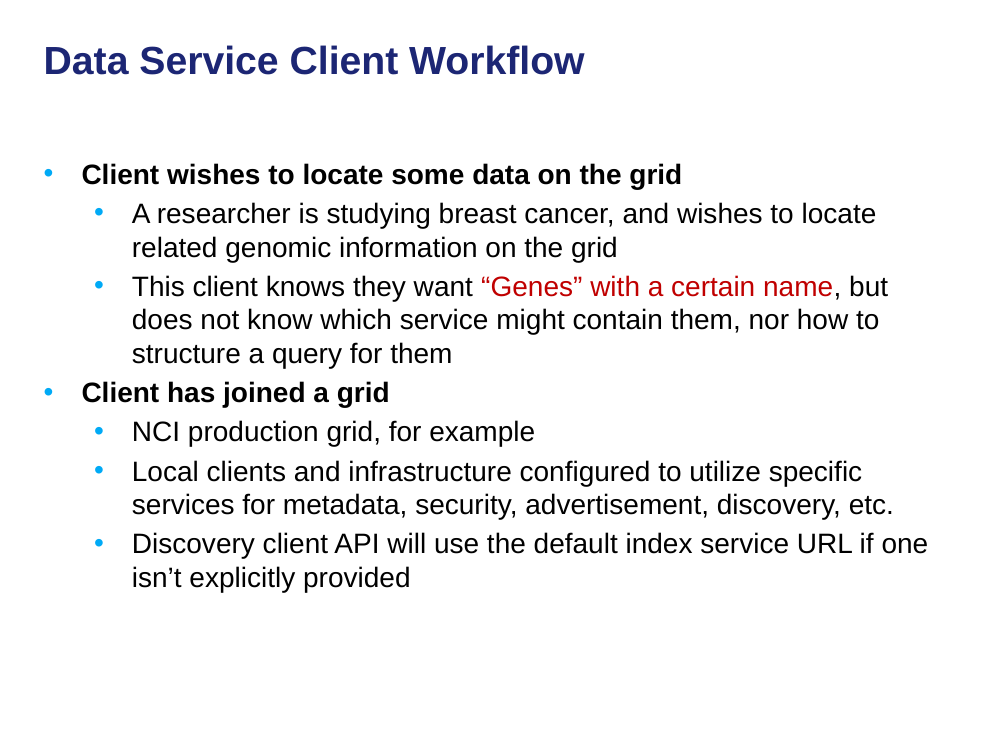
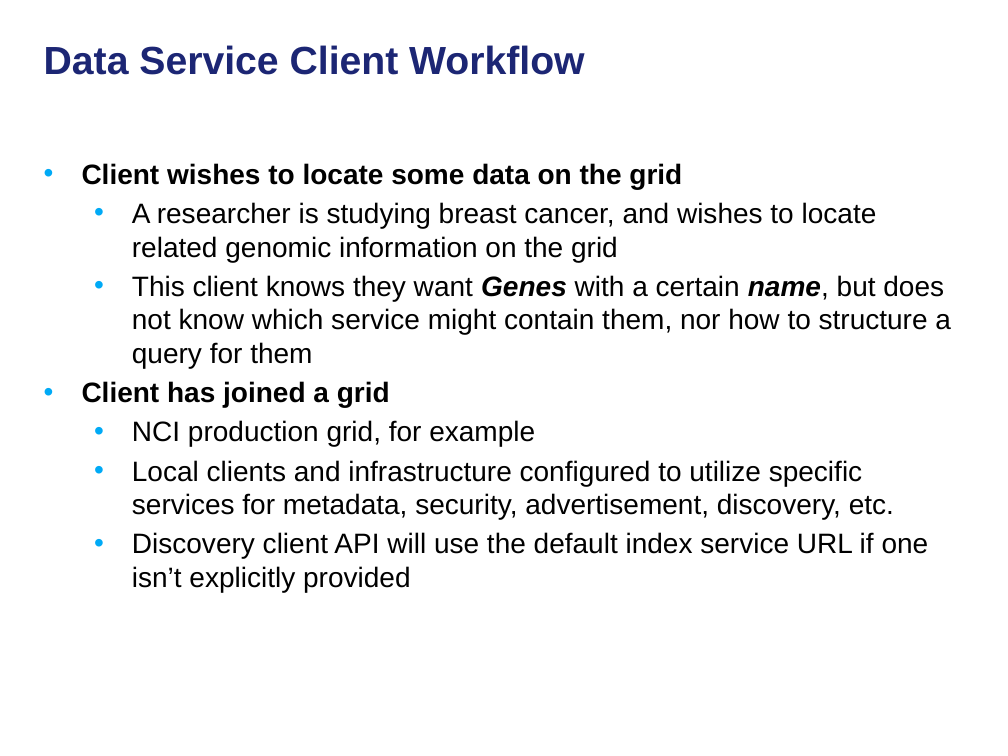
Before and after one commit to NCIP/cagrid-docs, a slide deck: slide 26 of presentations/200906_Novartis/caGrid Data Services.pptx. Drawn at 1008x756 pixels with LibreOffice and Linux fonts; fonts in the diff are those of the drawing; background and template pictures are left out. Boxes give left, top, right and bottom in pixels: in the first picture for what was removed or moved away, otherwise in the second. Text is boxed around its words. In the diff, an @@ line names an element or a change of style, - is before the commit and + after.

```diff
--- a/presentations/200906_Novartis/caGrid Data Services.pptx
+++ b/presentations/200906_Novartis/caGrid Data Services.pptx
@@ text at [132, 275, 951, 368]: text changed @@
-  • This client knows they want “Genes” with a certain name, but does not know which service might contain them, nor how to structure a query for them
+  • This client knows they want Genes with a certain name, but does not know which service might contain them, nor how to structure a query for them
```
Also in this commit, not shown: 2 other slides changed, 5 slides added.
